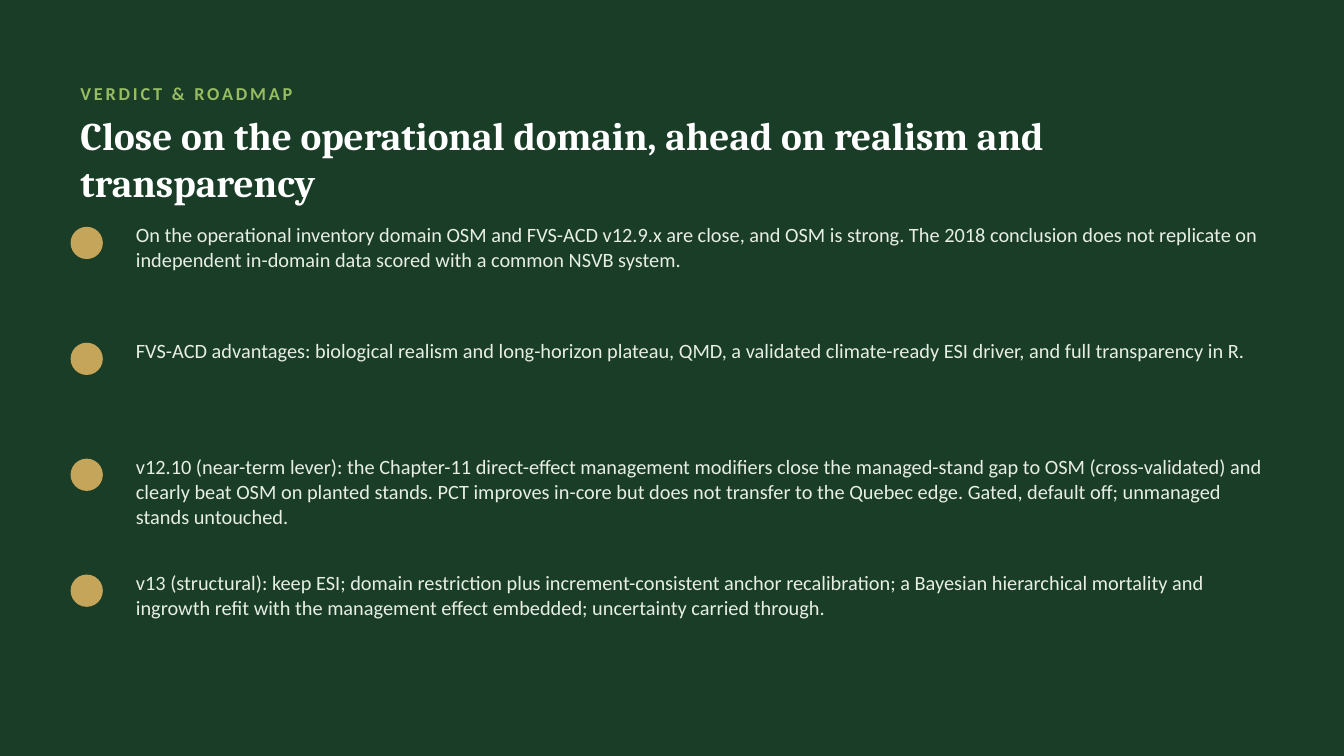
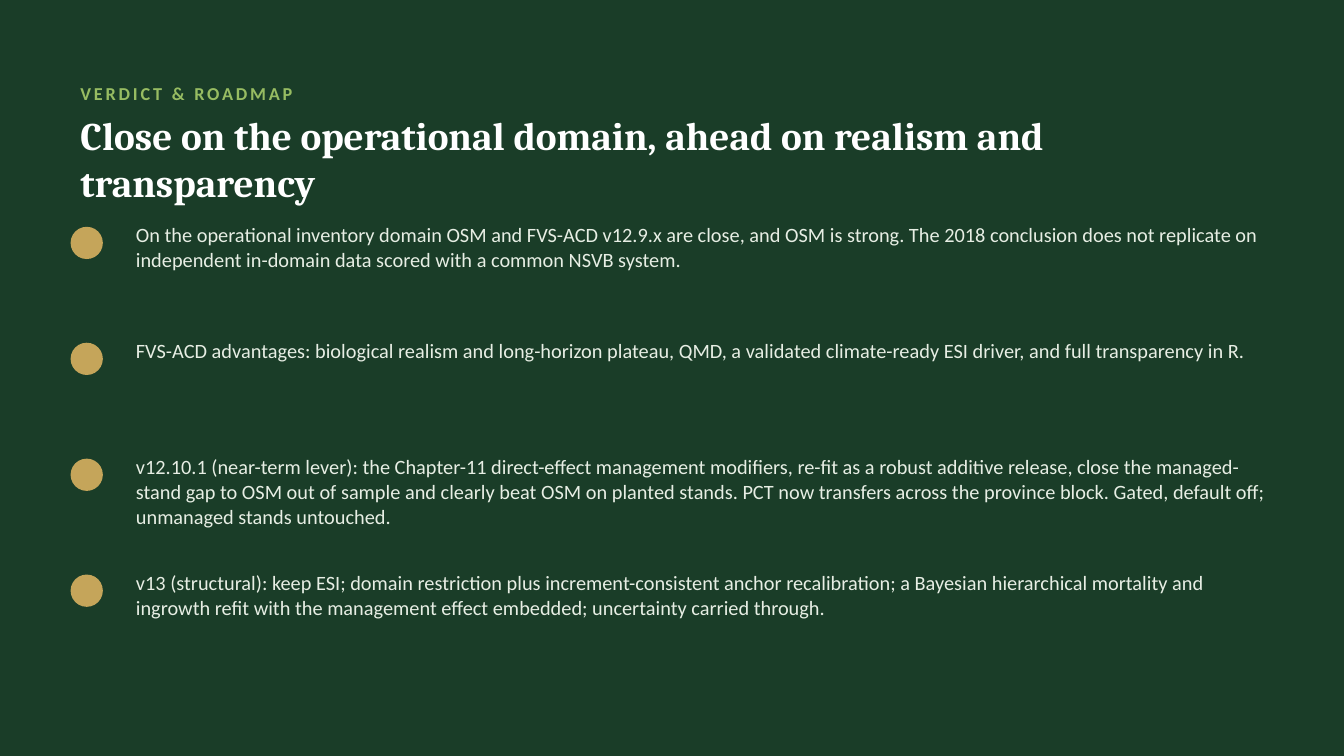
Before and after one commit to holoros/fvs-acd, a slide deck: slide 15 of FVS-ACD_Hennigar_Aug2026.pptx. Drawn at 1344x756 pixels with LibreOffice and Linux fonts; fonts in the diff are those of the drawing. Boxes give left, top, right and bottom in pixels: in the first picture for what was removed or moved away, otherwise in the second. Text is boxed around its words. In the diff, an @@ line names an element or a change of style, - is before the commit and + after.

Commit message:
v12.10.1: robust additive re-fit of management modifiers (resolves red-team 1.6 clamp)
Replace the clamped net-increment-ratio multiplier (planted/PCT pinned at 1.6) with a
robust additive direct-effect release (planted +3.8, PCT +2.4 m2/ha BA). Clamp-free, fold
coefficients move, holds out of sample (LOIO managed MAE 1.4, LOPO 1.5, split-half 5.6 vs
OSM 8.3); PCT now transfers across the province block, PCT BA residual closes. Plateau held
(self-thinning cap); gate-off byte-identical to v12.9.x; legacy reproduces v12.5.0.
Reconcile scorecard, redteam review, deck, brief, and both email drafts.

```diff
--- a/FVS-ACD_Hennigar_Aug2026.pptx
+++ b/FVS-ACD_Hennigar_Aug2026.pptx
@@ text at (136,459,1264,528): text changed @@
-v12.10 (near-term lever): the Chapter-11 direct-effect management modifiers close the managed-stand gap to OSM (cross-validated) and clearly beat OSM on planted stands. PCT improves in-core but does not transfer to the Quebec edge. Gated, default off; unmanaged stands untouched.
+v12.10.1 (near-term lever): the Chapter-11 direct-effect management modifiers, re-fit as a robust additive release, close the managed-stand gap to OSM out of sample and clearly beat OSM on planted stands. PCT now transfers across the province block. Gated, default off; unmanaged stands untouched.
```
Also in this commit, not shown: 5 other slides changed, 22 other files.
